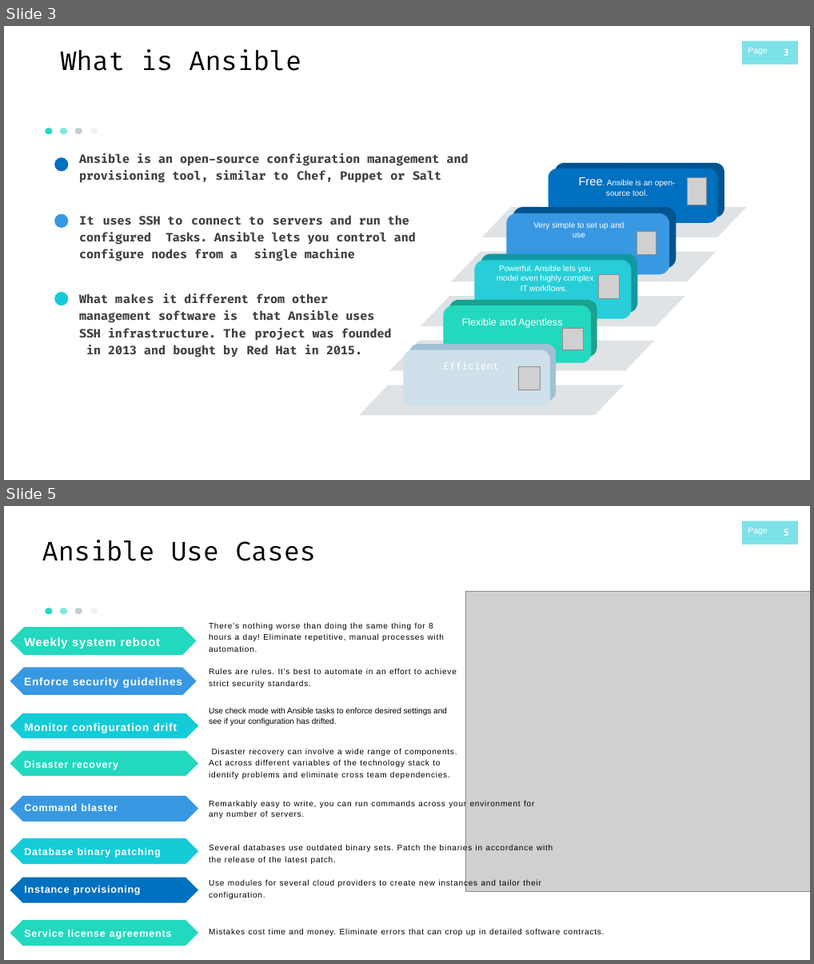
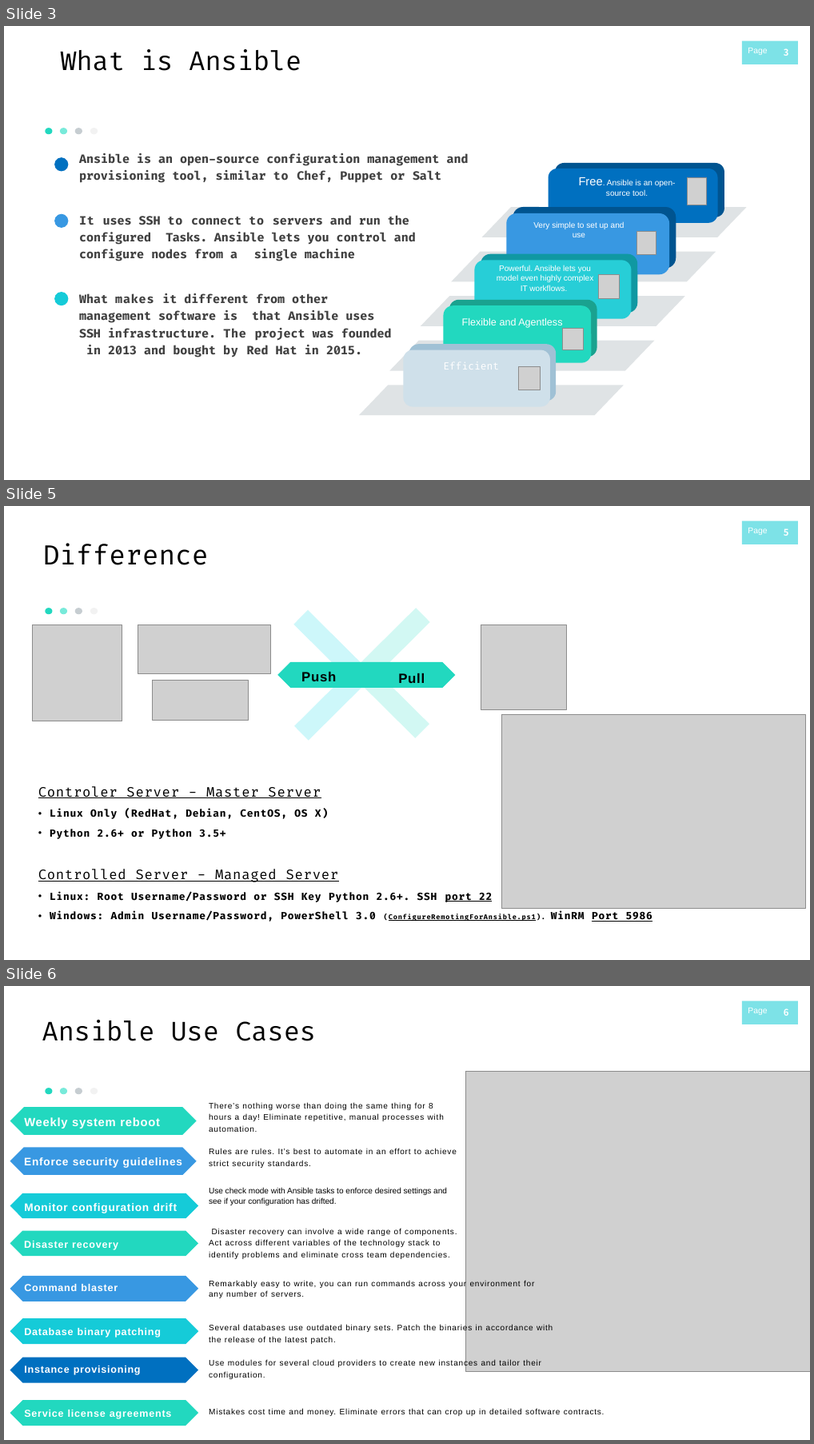
Before and after one commit to nikbarseghyan/Presentation, a slide deck: Ansible.pptx. Shown one above the other, each under a label of ours: slides 3 and 5 before the commit, slides 3, 5 and 6 after it; the slides between them are not shown. The pictures are 814x964 and 814x1444 pixels, drawn with LibreOffice and Linux fonts; fonts in the diff are those of the drawing; grey boxes stand for pictures. Boxes give left, top, right and bottom in pixels: in the first picture for what was removed or moved away, otherwise in the second. Text is boxed around its words. In the diff, an @@ line names an element or a change of style, - is before the commit and + after.

Commit message:
Ansible

```diff
--- a/Ansible.pptx
+++ b/Ansible.pptx
@@ slide 5 added at [4, 506, 810, 960], background #FFFFFF; not listed: 7 template elements that a slide beside it also shows @@
@@ text added at [43, 543, 209, 565], 32 pt, text #000000 @@
+Difference
@@ picture added at [33, 624, 122, 720] @@
@@ picture added at [138, 624, 271, 673] @@
@@ freeform shape added at [244, 609, 374, 740], fill #CDF7FA @@
@@ freeform shape added at [350, 608, 482, 738], fill #D2F8F3 @@
@@ picture added at [481, 624, 566, 709] @@
@@ left right arrow added at [278, 662, 456, 688], fill #22D8BF @@
@@ text added at [302, 672, 336, 681], 16 pt, text #000000, bold @@
+Push
@@ text added at [398, 673, 425, 683], 16 pt, text #000000, bold @@
+Pull
@@ picture added at [152, 680, 249, 720] @@
@@ picture added at [502, 715, 806, 908] @@
@@ text added at [38, 786, 653, 921], 12 pt, text #000000, bold @@
+Controler Server - Master Server
+• Linux Only (RedHat, Debian, CentOS, OS X)
+• Python 2.6+ or Python 3.5+
+Controlled Server - Managed Server
+• Linux: Root Username/Password or SSH Key Python 2.6+. SSH port 22
+• Windows: Admin Username/Password, PowerShell 3.0 (ConfigureRemotingForAnsible.ps1). WinRM Port 5986
@@ what was slide 5 is now slide 6 @@
```
Also in this commit, not shown: 1 slide changed.
